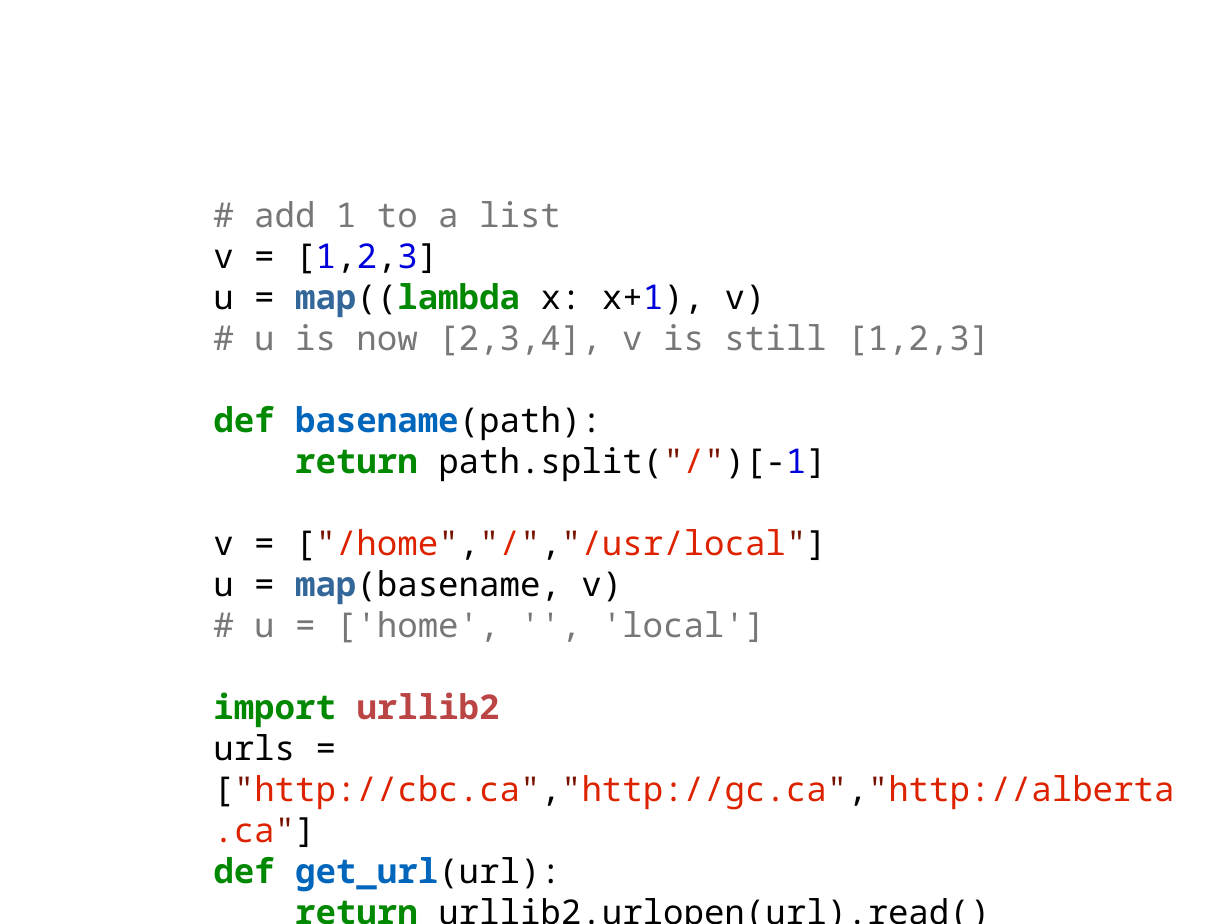
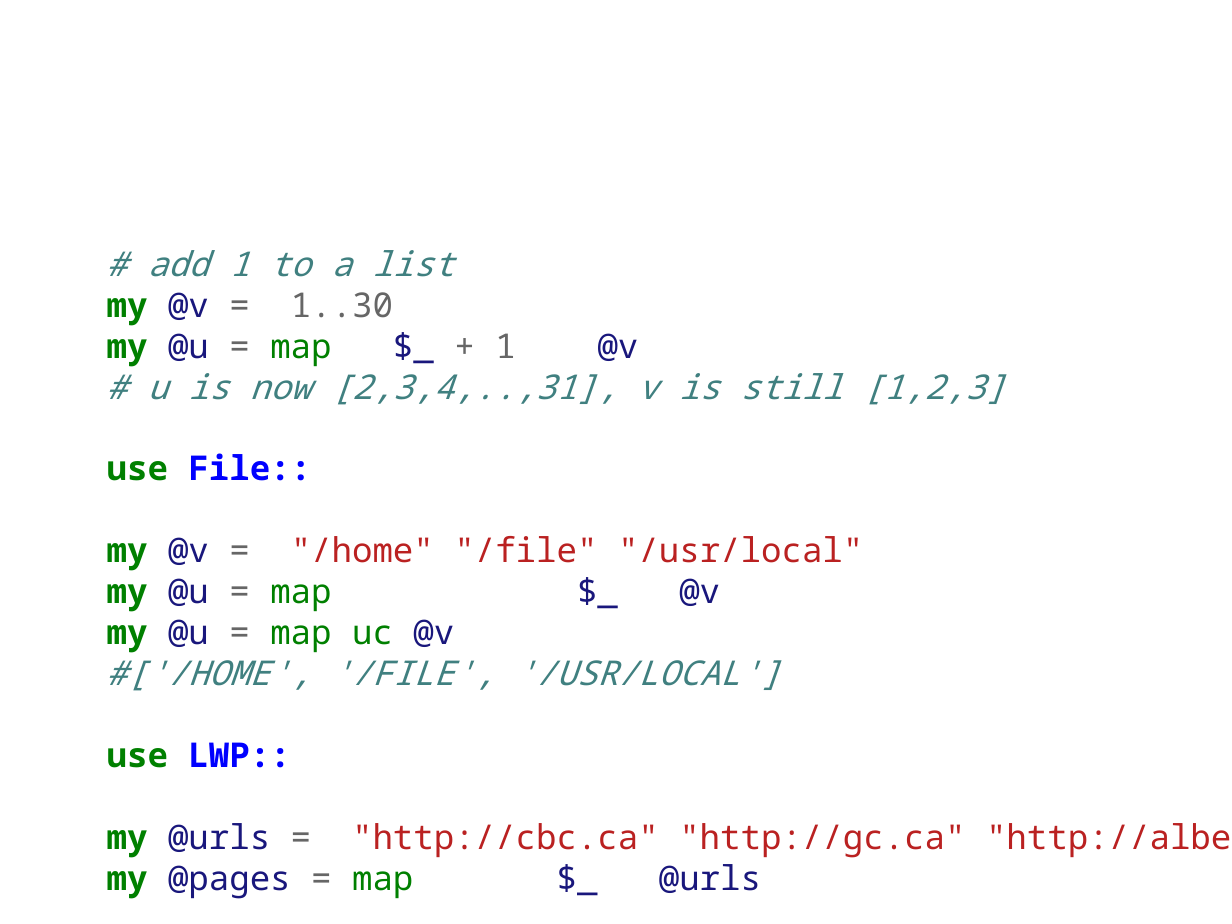
Before and after one commit to abramhindle/python-iteration-talk, a slide deck: slide 12 of iteration-talk.odp. Drawn at 1232x924 pixels with LibreOffice and Linux fonts; fonts in the diff are those of the drawing; background and template pictures are left out. Boxes give left, top, right and bottom in pixels: in the first picture for what was removed or moved away, otherwise in the second. Text is boxed around its words. In the diff, an @@ line names an element or a change of style, - is before the commit and + after.

Commit message:
latest slides

```diff
--- a/iteration-talk.odp
+++ b/iteration-talk.odp
@@ text "# add 1 to a ...": place and size @@
-text "# add 1 to a ..." at [213, 201, 1174, 892]
+text "# add 1 to a ..." at [107, 250, 1232, 899]
@@ text at [148, 250, 454, 277]: text colour #777777 to #408080, italic on in "# add 1 to a list" @@
@@ text at [107, 292, 1232, 899]: text changed; text colour #000000 to #BA2121 @@
-v = [1,2,3]
-u = map((lambda x: x+1), v)
-# u is now [2,3,4], v is still [1,2,3]
-def basename(path):
-return path.split("/")[-1]
-v = ["/home","/","/usr/local"]
-u = map(basename, v)
-# u = ['home', '', 'local']
-import urllib2
-urls = ["http://cbc.ca","http://gc.ca","http://alberta.ca"]
-def get_url(url):
-return urllib2.urlopen(url).read()
-pages = map(get_url, urls)
+my @v = (1..30);
+my @u = map { $_ + 1 } @v;
+# u is now [2,3,4,..,31], v is still [1,2,3]
+use File::Basename;
+my @v = ("/home","/file","/usr/local");
+my @u = map { basename $_ } @v;
+my @u = map(uc,@v);
+#['/HOME', '/FILE', '/USR/LOCAL']
+use LWP::Simple;
+my @urls = ("http://cbc.ca","http://gc.ca","http://alberta.ca");
+my @pages = map { get $_ } @urls;
```
Also in this commit, not shown: 9 other slides changed, 2 slides added, 3 slides removed, 2 other files.
